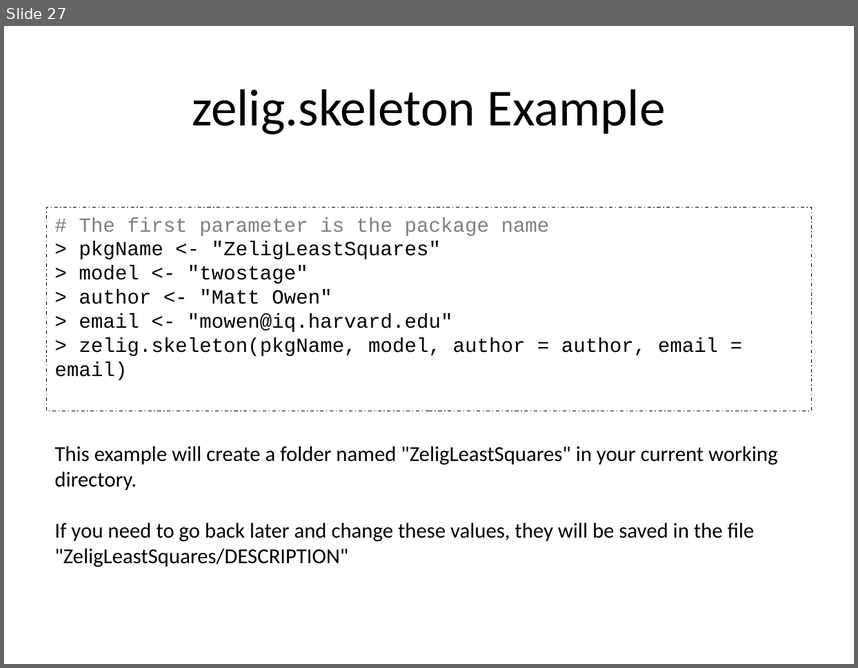
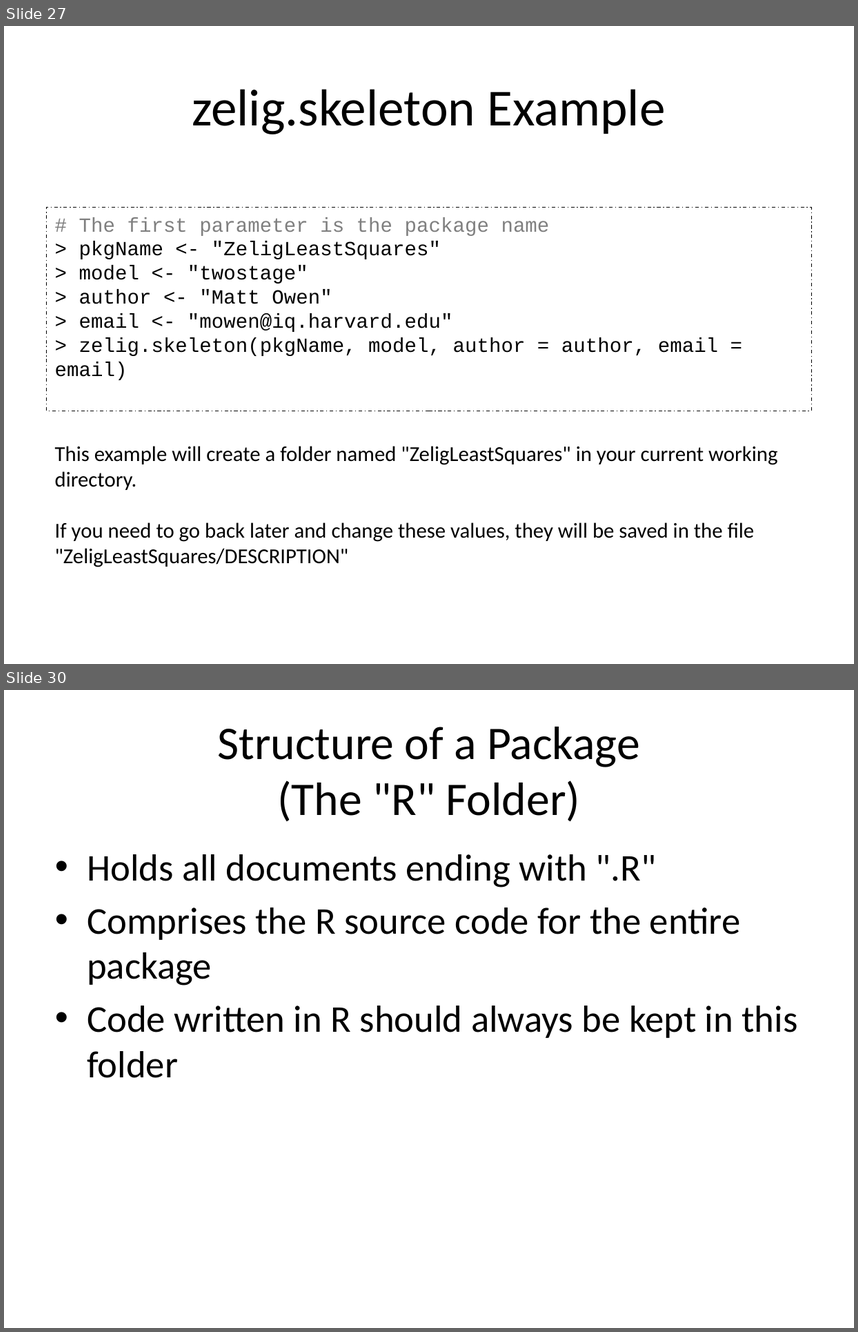
Before and after one commit to IQSS/Zelig4-Documentation, a slide deck: January-Class/Zelig4_zelig2.pptx. Shown one above the other, each under a label of ours: slide 27 before the commit, slides 27 and 30 after it; the slides between them are not shown. The pictures are 858x668 and 858x1332 pixels, drawn with LibreOffice and Linux fonts; fonts in the diff are those of the drawing. Boxes give left, top, right and bottom in pixels: in the first picture for what was removed or moved away, otherwise in the second. Text is boxed around its words. In the diff, an @@ line names an element or a change of style, - is before the commit and + after.

```diff
--- a/January-Class/Zelig4_zelig2.pptx
+++ b/January-Class/Zelig4_zelig2.pptx
@@ slide 30 added at [4,690,854,1328], background #FFFFFF @@
@@ title added at [217,727,640,822], 39.6 pt, text #000000 @@
+Structure of a Package
+(The "R" Folder)
@@ text added at [87,854,797,1078], 32 pt, text #000000 @@
+• Holds all documents ending with ".R"
+• Comprises the R source code for the entire package
+• Code written in R should always be kept in this folder
```
Also in this commit, not shown: 7 other slides added.
